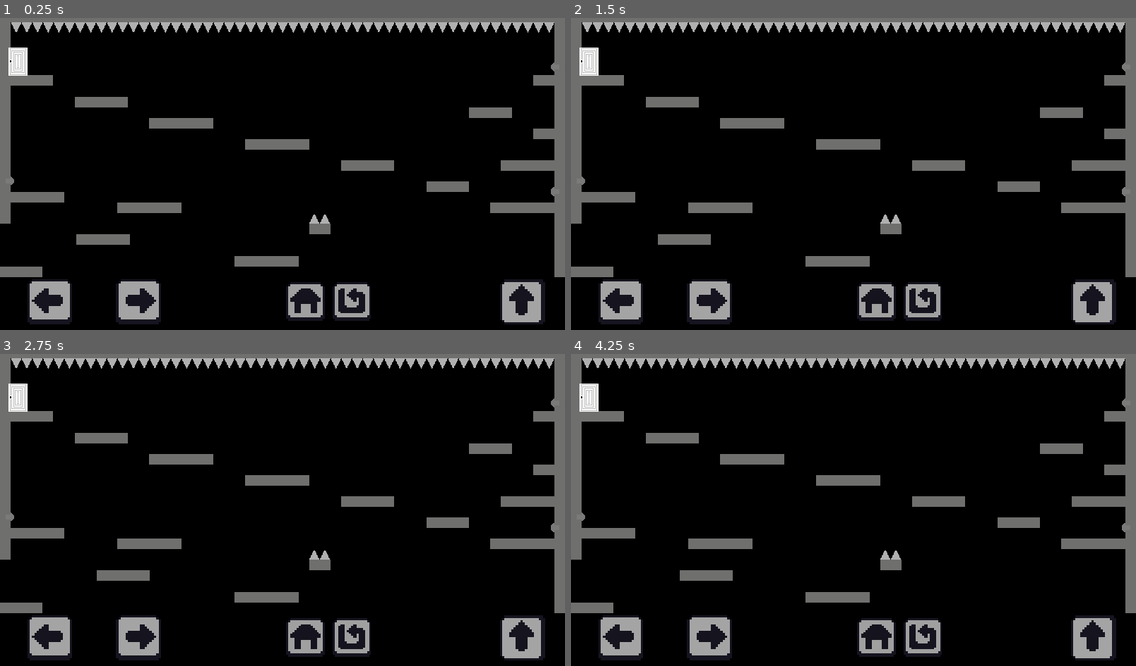
Above: before the commit, frames 1-4 (two rows, left to right).
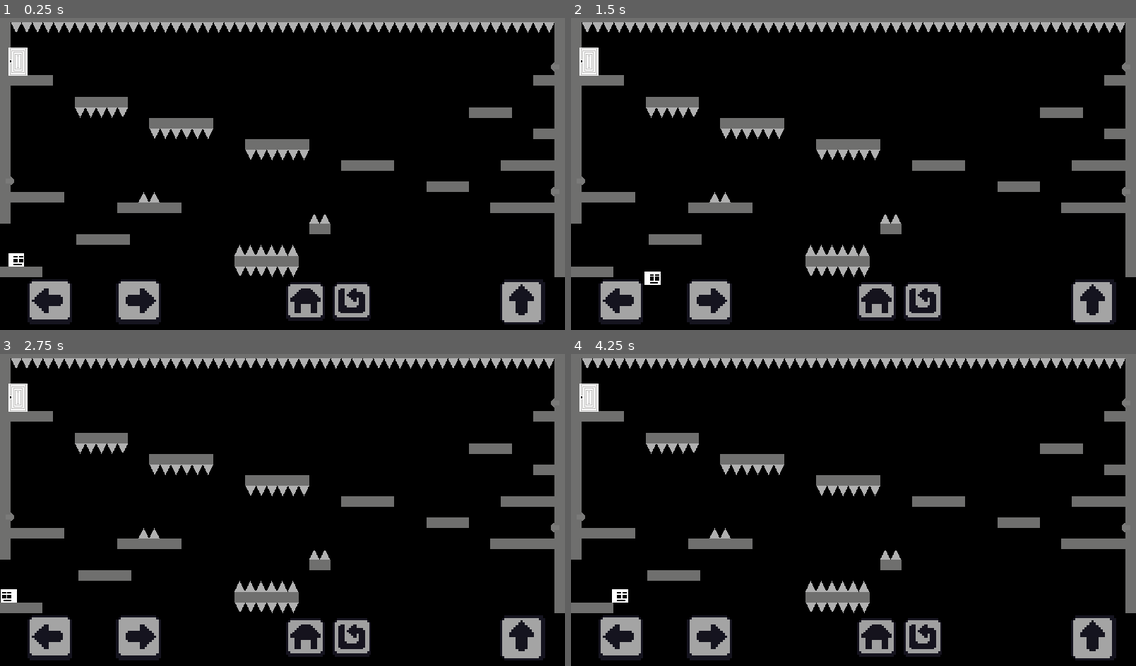
Above: after the commit, the same moments.

Repository: Gustaviusss/monochrome
Game: Godot game, scene res://scenes/fases/Fase14.tscn
Same seed, same stepped clock (60 frames per second), same inputs: the game is played once before the commit and once after it. This scene is started directly instead of the project's main scene. Sound files missing from this copy of the repository are replaced by a short silence.
Inputs:
- Up to frame 1 (0.25 s): no input
- Up to frame 2 (1.5 s): tap Enter (ui_accept) at 0.5 s; hold Right (ui_right) from 0.53 s (still down); tap C (continue) at 0.6, 1.35 s; tap Space (jump) at 0.77 s
- Up to frame 3 (2.75 s): tap Space (jump) at 1.52 s; release Right (ui_right) at 2.03 s; hold Left (ui_left) from 2.03 s (still down); tap C (continue) at 2.1 s
- Up to frame 4 (4.25 s): release Left (ui_left) at 2.78 s; hold Right (ui_right) from 2.78 s (still down); tap C (continue) at 2.85, 3.6 s; tap Space (jump) at 3.02, 3.77 s

The runs differ from the first frame. In frame 1, 1.1% of the frame differs, in the area x 1-55%, y 28-84%; in frame 2, 1.2%; in frame 3, 1.3%; in frame 4, 1.5%, in the area x 7-55%, y 28-84%.

Commit message:
update2.1 level14_finished

Diff:
--- a/scenes/fases/Fase14.tscn
+++ b/scenes/fases/Fase14.tscn
@@ -8,9 +8,25 @@
 [ext_resource path="res://assets/tiles/SpikesUp.tres" type="TileSet" id=6]
 [ext_resource path="res://assets/img/button.png" type="Texture" id=7]
 [ext_resource path="res://scripts/level_scripts/Fase14.gd" type="Script" id=8]
+[ext_resource path="res://scenes/objects/pi.tscn" type="PackedScene" id=9]
 
 [sub_resource type="RectangleShape2D" id=1]
 extents = Vector2( 2.50177, 8.66281 )
+
+[sub_resource type="Animation" id=2]
+resource_name = "rain"
+tracks/0/type = "value"
+tracks/0/path = NodePath("SpikeUp:position")
+tracks/0/interp = 1
+tracks/0/loop_wrap = true
+tracks/0/imported = false
+tracks/0/enabled = true
+tracks/0/keys = {
+"times": PoolRealArray( 0, 1 ),
+"transitions": PoolRealArray( 1, 1 ),
+"update": 0,
+"values": [ Vector2( 0, 0 ), Vector2( 0, 800 ) ]
+}
 
 [node name="Fase14" type="Node2D"]
 script = ExtResource( 8 )
@@ -29,17 +45,17 @@
 moveSize = 850
 
 [node name="Spike" parent="." instance=ExtResource( 5 )]
-tile_data = PoolIntArray( 1245213, 0, 0, 1245214, 0, 0 )
+tile_data = PoolIntArray( 1114125, 0, 0, 1114126, 0, 0, 1245213, 0, 0, 1245214, 0, 0, 1441814, 0, 0, 1441815, 0, 0, 1441816, 0, 0, 1441817, 0, 0, 1441818, 0, 0, 1441819, 0, 0 )
 
 [node name="SpikeHide" parent="." instance=ExtResource( 5 )]
 visible = false
-tile_data = PoolIntArray( 524332, 0, 0, 524333, 0, 0, 852018, 0, 0, 852019, 0, 0, 1245213, 0, 0, 1245214, 0, 0 )
+tile_data = PoolIntArray( 458759, 0, 0, 458760, 0, 0, 524332, 0, 0, 524333, 0, 0, 720921, 0, 0, 720922, 0, 0, 852002, 0, 0, 852018, 0, 0, 852019, 0, 0, 1245213, 0, 0, 1245214, 0, 0 )
 
 [node name="SpikeUp" type="TileMap" parent="."]
 tile_set = ExtResource( 6 )
 cell_size = Vector2( 24, 24 )
 format = 1
-tile_data = PoolIntArray( 65537, 0, 0, 65538, 0, 0, 65539, 0 …(587 unchanged characters)… 0, 65585, 0, 0, 65586, 0, 0, 65587, 0, 0 )
+tile_data = PoolIntArray( 65537, 0, 0, 65538, 0, 0, 65539, 0 …(587 unchanged characters)… 0, 65585, 0, 0, 65586, 0, 0, 65587, 0, 0, 589831, 0, 0, 589832, 0, 0, 589833, 0, 0, 589834, 0, 0, 589835, 0, 0, 720910, 0, 0, 720911, 0, 0, 720912, 0, 0, 720913, 0, 0, 720914, 0, 0, 720915, 0, 0, 851991, 0, 0, 851992, 0, 0, 851993, 0, 0, 851994, 0, 0, 851995, 0, 0, 851996, 0, 0, 1572886, 0, 0, 1572887, 0, 0, 1572888, 0, 0, 1572889, 0, 0, 1572890, 0, 0, 1572891, 0, 0 )
 
 [node name="Button1" type="Area2D" parent="."]
 position = Vector2( 24.7157, 382.148 )
@@ -74,5 +90,12 @@
 [node name="CollisionShape2D" type="CollisionShape2D" parent="Button3"]
 position = Vector2( -2.54822, 0 )
 shape = SubResource( 1 )
+
+[node name="pi" parent="." instance=ExtResource( 9 )]
+position = Vector2( 36.7157, 528 )
+
+[node name="Anim" type="AnimationPlayer" parent="."]
+anims/rain = SubResource( 2 )
 [connection signal="body_entered" from="Button1" to="." method="_on_Button1_body_entered"]
+[connection signal="body_exited" from="Button1" to="." method="_on_Button1_body_exited"]
 [connection signal="body_entered" from="Button2" to="." method="_on_Button2_body_entered"]
--- a/scripts/level_scripts/Fase14.gd
+++ b/scripts/level_scripts/Fase14.gd
@@ -4,12 +4,12 @@
 func _ready():
 	pass
 
-
 func _on_Button1_body_entered(body):
 	$SpikeHide.visible = true
 
+func _on_Button2_body_entered(body):
+	$Anim.play("rain")
 
 
-func _on_Button2_body_entered(body):
-	# $SpikeUp.move_local_y(1200)
-	pass
+func _on_Button1_body_exited(body):
+	$SpikeHide.visible = false
Not shown: 1 places in scenes/fases/Fase14.tscn that only renumber resources
